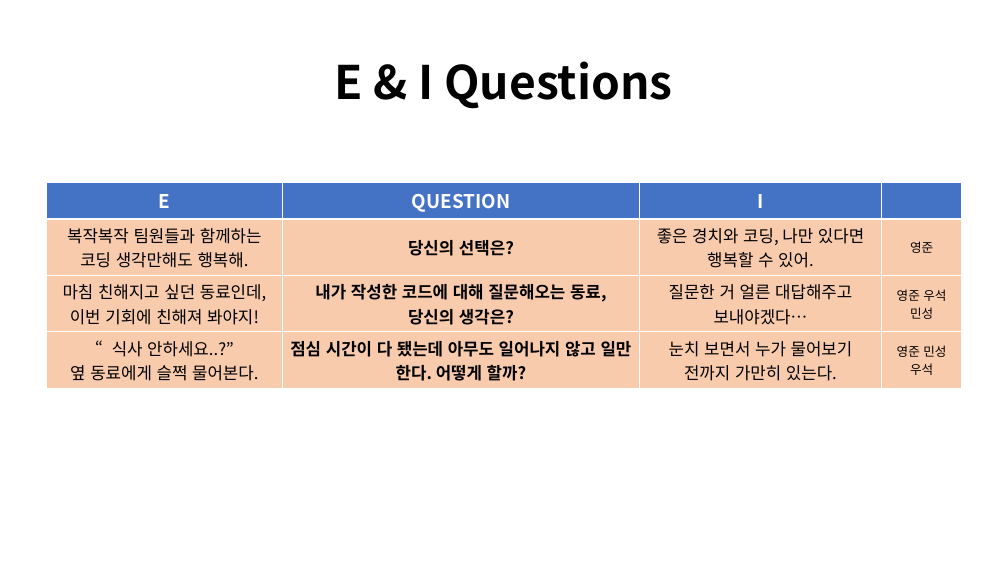
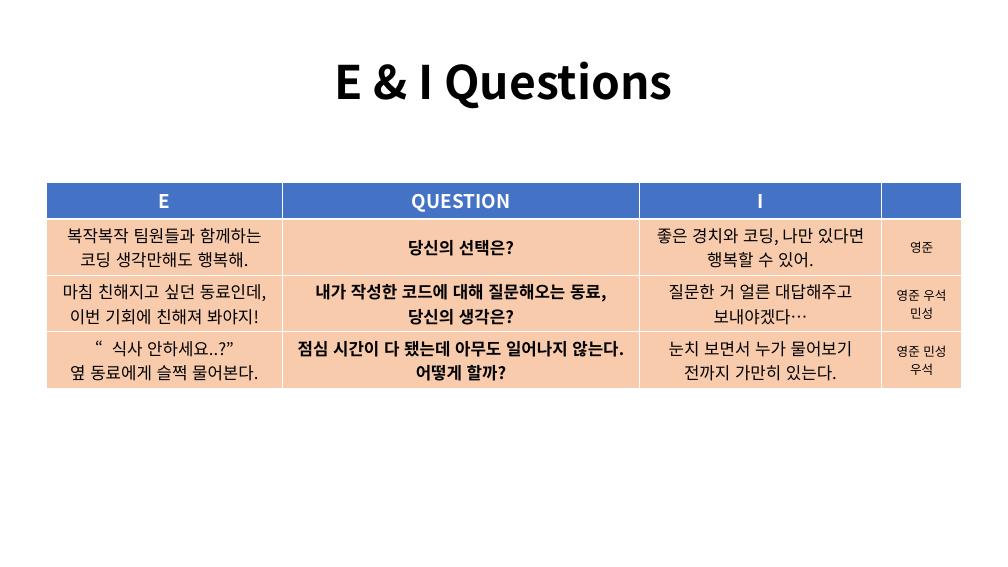
Before and after one commit to terrykim96/TIL, a slide deck: slide 14 of SideProject/MBTI/MBTI_QUESTIONS.pptx. Drawn at 1008x567 pixels with LibreOffice and Linux fonts; fonts in the diff are those of the drawing. Boxes give left, top, right and bottom in pixels: in the first picture for what was removed or moved away, otherwise in the second. Text is boxed around its words. In the diff, an @@ line names an element or a change of style, - is before the commit and + after.

```diff
--- a/SideProject/MBTI/MBTI_QUESTIONS.pptx
+++ b/SideProject/MBTI/MBTI_QUESTIONS.pptx
@@ table at box(46, 183, 962, 389) @@
-row 4, column 2: 점심 시간이 다 됐는데 아무도 일어나지 않고 일만 한다. 어떻게 할까?
+row 4, column 2: 점심 시간이 다 됐는데 아무도 일어나지 않는다. 어떻게 할까?
```
Also in this commit, not shown: 3 other slides changed, 20 other files.
